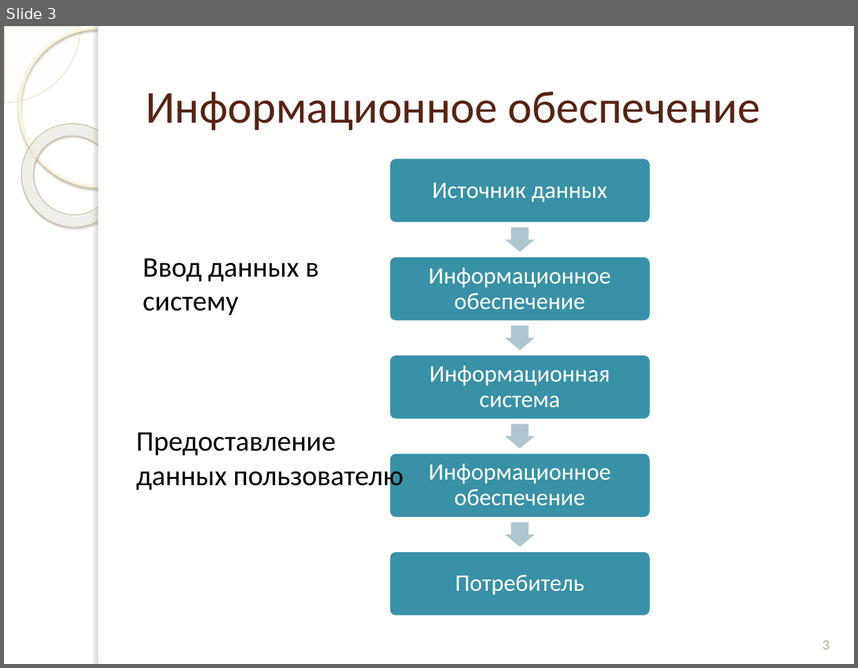
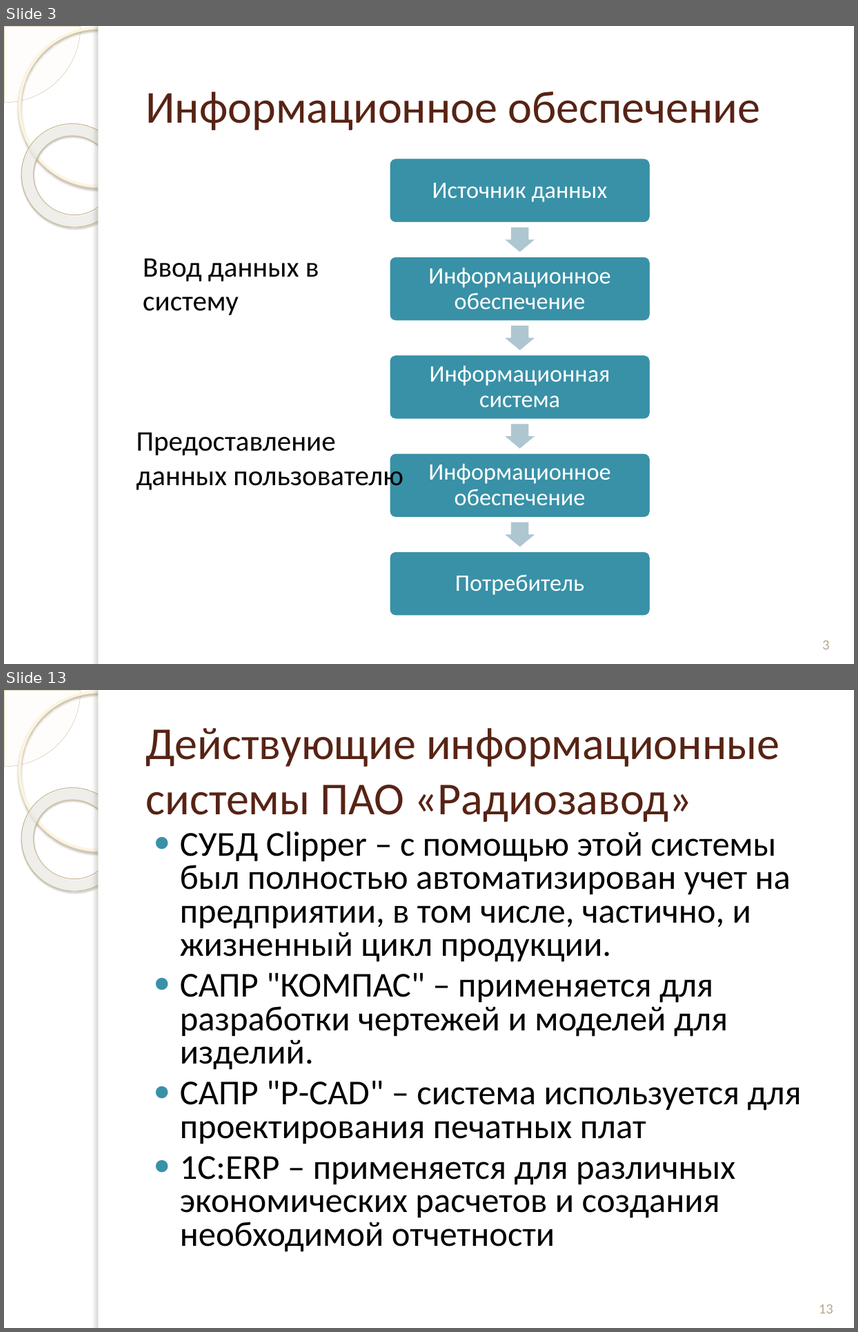
Before and after one commit to andreytemn/university, a slide deck: diplom/презентация к отчету.pptx. Shown one above the other, each under a label of ours: slide 3 before the commit, slides 3 and 13 after it; the slides between them are not shown. The pictures are 858x668 and 858x1332 pixels, drawn with LibreOffice and Linux fonts; fonts in the diff are those of the drawing; background and template pictures are left out. Boxes give left, top, right and bottom in pixels: in the first picture for what was removed or moved away, otherwise in the second. Text is boxed around its words. In the diff, an @@ line names an element or a change of style, - is before the commit and + after.

```diff
--- a/diplom/презентация к отчету.pptx
+++ b/diplom/презентация к отчету.pptx
@@ slide 13 added at <box>4,690,854,1328</box>, background picture (left out); not listed: 5 template elements that a slide beside it also shows @@
@@ title added at <box>146,728,780,822</box>, 38.7 pt, text #572314 @@
+Действующие информационные системы ПАО «Радиозавод»
@@ text added at <box>180,831,802,1252</box>, 29.6 pt, text #000000 @@
+● СУБД Clipper – с помощью этой системы был полностью автоматизирован учет на предприятии, в том числе, частично, и жизненный цикл продукции.
+● САПР "КОМПАС" – применяется для разработки чертежей и моделей для изделий.
+● САПР "P-CAD" – система используется для проектирования печатных плат
+● 1С:ERP – применяется для различных экономических расчетов и создания необходимой отчетности
@@ page number added at <box>819,1304,833,1313</box>, 12 pt, text #B6A98A @@
+13
```
Also in this commit, not shown: 1 slide changed, 14 other slides added, 2 other files.
